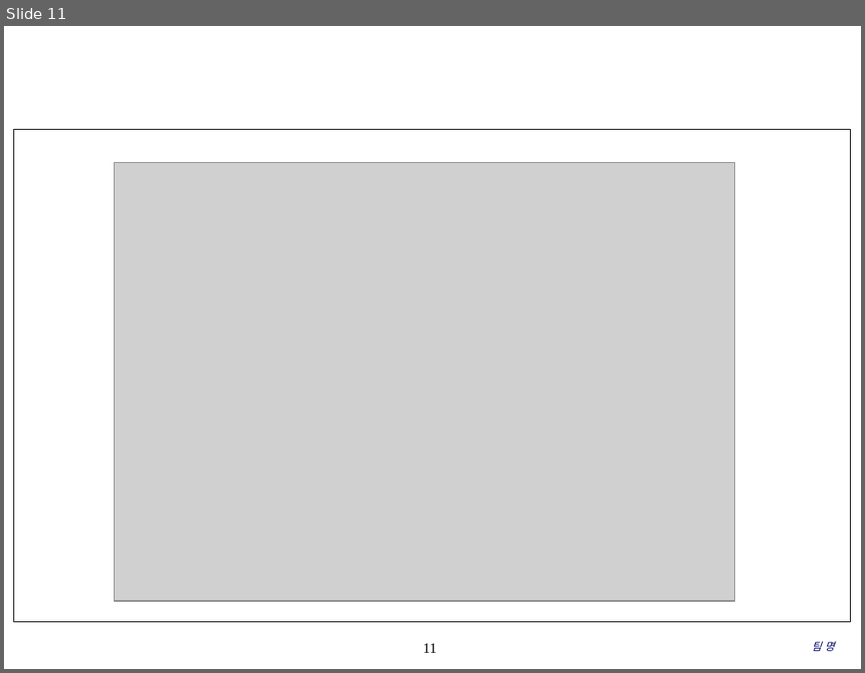
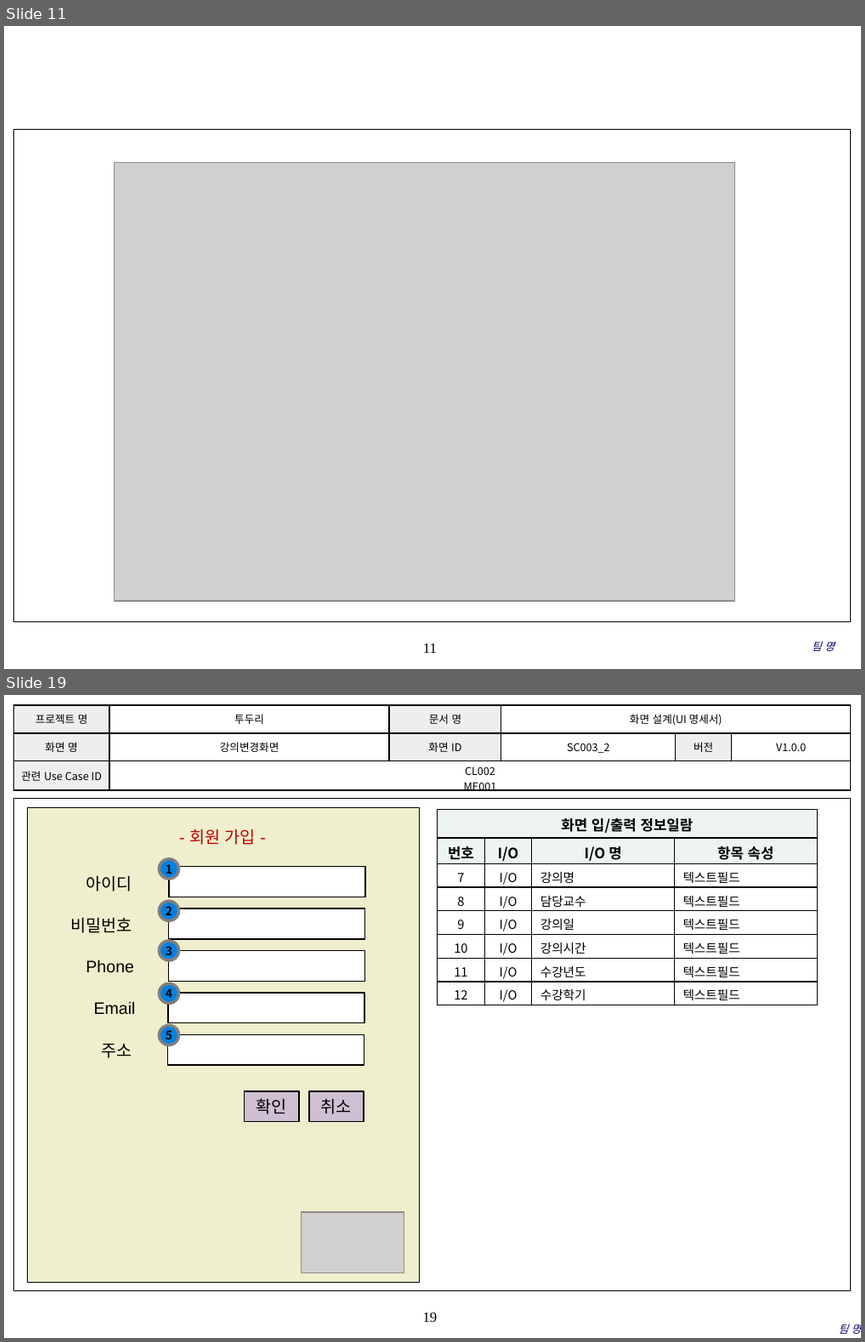
Before and after one commit to coskdms/SE2017_10_TenoutofTen, a slide deck: doc/3_ 설계서/UI Design Template.pptx. Shown one above the other, each under a label of ours: slide 11 before the commit, slides 11 and 19 after it; the slides between them are not shown. The pictures are 865x673 and 865x1342 pixels, drawn with LibreOffice and Linux fonts; fonts in the diff are those of the drawing; grey boxes stand for pictures; background and template pictures are left out. Boxes give left, top, right and bottom in pixels: in the first picture for what was removed or moved away, otherwise in the second. Text is boxed around its words. In the diff, an @@ line names an element or a change of style, - is before the commit and + after.

Commit message:
#856 새기능 신규 보통 2017.05.17 UI 디자인 설계서를 작성하였습니다. 이미지는 최종적으로 제작하여 삽입할 예정입니다.

```diff
--- a/doc/3_ 설계서/UI Design Template.pptx
+++ b/doc/3_ 설계서/UI Design Template.pptx
@@ slide 19 added at (4,695,861,1338), background #FFFFFF; not listed: 2 template elements that a slide beside it also shows @@
@@ table added at (13,705,850,835), 3 rows, 6 columns @@
+프로젝트 명 | 투두리 | 문서 명 | 화면 설계(UI 명세서) |  | 
+화면 명 | 강의변경화면 | 화면 ID | SC003_2 | 버전 | V1.0.0
+관련 Use Case ID | CL002 / ME001 |  |  |  | 
@@ table added at (438,810,817,1005), 8 rows, 4 columns @@
+화면 입/출력 정보일람 |  |  | 
+번호 | I/O | I/O 명 | 항목 속성
+7 | I/O | 강의명 | 텍스트필드
+8 | I/O | 담당교수 | 텍스트필드
+9 | I/O | 강의일 | 텍스트필드
+10 | I/O | 강의시간 | 텍스트필드
+11 | I/O | 수강년도 | 텍스트필드
+12 | I/O | 수강학기 | 텍스트필드
@@ ellipse added at (159,859,179,879), fill #0081E2, outline #808080 2.5 pt, 10 pt, text #000000, bold @@
+1
@@ ellipse added at (159,901,179,920), fill #0081E2, outline #808080 2.5 pt, 10 pt, text #000000, bold @@
+2
@@ ellipse added at (159,941,179,960), fill #0081E2, outline #808080 2.5 pt, 10 pt, text #000000, bold @@
+3
@@ ellipse added at (159,984,179,1004), fill #0081E2, outline #808080 2.5 pt, 10 pt, text #000000, bold @@
+4
@@ ellipse added at (159,1025,179,1044), fill #0081E2, outline #808080 2.5 pt, 10 pt, text #000000, bold @@
+5
@@ group added at (27,808,420,1281): 8 rectangles, 6 texts, 1 picture @@
+확인
+- 회원 가입 -
+아이디
+비밀번호
+Phone
+Email
+주소
+취소
@@ text added at (838,1324,861,1333), 9 pt, text #000066, italic @@
+팀 명
```
Also in this commit, not shown: 1 slide changed, 13 other slides added.
